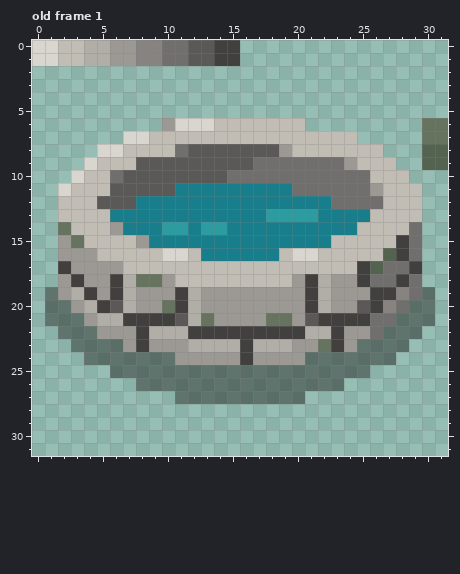
Two states of a pixel-art file, _Data/LevelObject/Well.aseprite. This is how it looked before the edit.
32x32 pixels, 1 frame. Shown: old frame 1. The commit also changed other frames, which this record leaves out.
The same view after the edit:
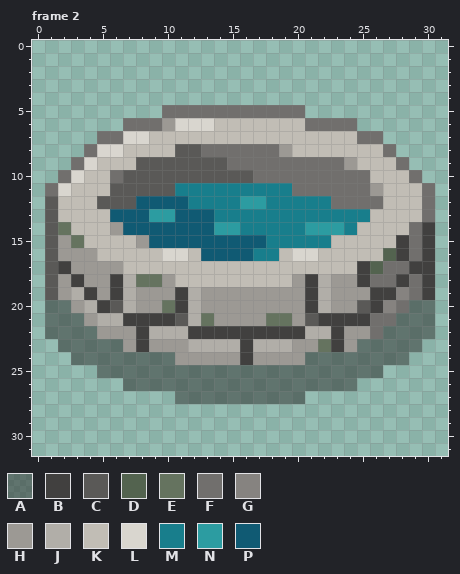
Palette (. is transparent): A #2b2b2880  B #41403f  C #5a5957  D #53634f  E #65735f  F #716f6d  G #868380  H #9c9994  J #b1aea8  K #c1bdb5  L #d9d6cf  M #187e8c  N #2c9ca1  P #105a73
A new or re-ordered frame is compared with the old frame closest to it.
Change:
frames 1 -> 2
Frame 2 is new; against old frame 1, layer "Layer 1":
There is now colour A in row 22 at x 1 and 30; in row 23 at x 2 and 29; in row 24 at x 3 and 28; in row 25 at x 5 and 26; in row 26 at x 7 and 24.
There is now colour B in rows 14 to 18 at x 30.
The edit turns colour A into colour B in row 19 at x 30.
There is now colour C in rows 12 to 18 at x 1.
The edit turns colour A into colour C in row 19 at x 1.
The edit turns colour F into colour C in row 8 at x 11; in row 10 at x 15 to 16.
There is now colour F in row 5 at x 10 to 20; in row 6 at x 7 to 9 and 21 to 24; in row 7 at x 5 to 6 and 25 to 26; in row 8 at x 4 and 27; in row 9 at x 3 and 28; in row 10 at x 2 and 29.
There is now colour F in row 11 at x 1 and 30; in rows 12 to 13 at x 30.
The edit turns colour C into colour F in row 8 at x 13 to 18; in row 9 at x 15 to 16.
The edit turns colour N into colour M in row 13 at x 18 to 21.
The edit turns colour M into colour N in row 12 at x 16 to 17; in row 13 at x 9 to 10; in row 14 at x 15 and 21 to 23.
The edit turns colour M into colour P in row 12 at x 8 to 11; in row 13 at x 6 to 8 and 11 to 13; in row 14 at x 7 to 9 and 12; in row 15 at x 9 to 17; in row 16 at x 13 to 16.
The edit turns colour N into colour P in row 14 at x 10 to 11 and 13.
Colour B is gone in rows 0 to 1 at x 14 to 15.
Colour C is gone in rows 0 to 1 at x 12 to 13.
Colour D is gone in rows 8 to 9 at x 30 to 31.
Colour E is gone in rows 6 to 7 at x 30 to 31.
Colour F is gone in rows 0 to 1 at x 10 to 11.
Colour G is gone in rows 0 to 1 at x 8 to 9.
Colour H is gone in rows 0 to 1 at x 6 to 7.
Colour J is gone in rows 0 to 1 at x 4 to 5.
Colour K is gone in rows 0 to 1 at x 2 to 3.
Colour L is gone in rows 0 to 1 at x 0 to 1.
Pixel boxes of the changes (left, top, right, bottom) in both pictures:
changed: (32, 40, 448, 391)
